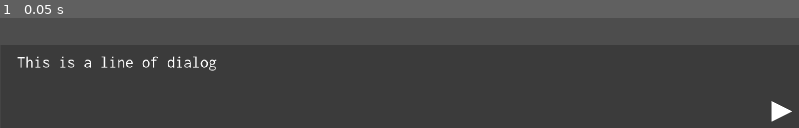
Above: before the commit, frame 1.
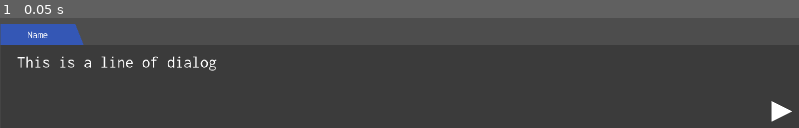
Above: after the commit, the same moment.

Repository: leahskywalker/the-king-of-ash
Game: Godot game, scene res://objects/ui/dialog_ui.tscn
Same seed, same stepped clock (60 frames per second), same inputs: the game is played once before the commit and once after it. The project has no main scene, so this scene is started directly.
Inputs:
- Up to frame 1 (0.05 s): no input

The runs differ from the first frame. In frame 1, 1.9% of the frame differs, in the area x 0-11%, y 5-25%.

Commit message:
Added Dialog System

Diff:
--- /dev/null
+++ b/objects/characters/storyteller.tscn
@@ -0,0 +1,11 @@
+[gd_scene load_steps=2 format=3 uid="uid://cxbedttq5o5h3"]
+
+[ext_resource type="SpriteFrames" uid="uid://ti4xohy72cl5" path="res://objects/characters/storyteller_sprites.tres" id="1_qvw7o"]
+
+[node name="Storyteller" type="Node2D"]
+
+[node name="Sprite2D" type="AnimatedSprite2D" parent="."]
+sprite_frames = ExtResource("1_qvw7o")
+animation = &"talking"
+frame = 2
+frame_progress = 0.79574
--- /dev/null
+++ b/objects/characters/storyteller_sprites.tres
@@ -0,0 +1,48 @@
+[gd_resource type="SpriteFrames" load_steps=7 format=3 uid="uid://ti4xohy72cl5"]
+
+[ext_resource type="Texture2D" uid="uid://dre773qmauxsk" path="res://assets/sprites/idle/frame_0_delay-3.5s.png" id="1_rhwo6"]
+[ext_resource type="Texture2D" uid="uid://guhaay3c7d1u" path="res://assets/sprites/idle/frame_1_delay-0.1s.png" id="2_7kb5y"]
+[ext_resource type="Texture2D" uid="uid://dxup4b3ikc47h" path="res://assets/sprites/idle/frame_2_delay-0.2s.png" id="3_4k724"]
+[ext_resource type="Texture2D" uid="uid://bxh3mn4xub0o0" path="res://assets/sprites/talking/frame_0_delay-0.2s.png" id="4_028l4"]
+[ext_resource type="Texture2D" uid="uid://ftsaigem4lec" path="res://assets/sprites/talking/frame_1_delay-0.2s.png" id="5_26h8i"]
+[ext_resource type="Texture2D" uid="uid://olk7ydm31hi5" path="res://assets/sprites/talking/frame_2_delay-0.2s.png" id="6_cfdmi"]
+
+[resource]
+animations = [{
+"frames": [{
+"duration": 1.0,
+"texture": ExtResource("1_rhwo6")
+}, {
+"duration": 1.0,
+"texture": ExtResource("2_7kb5y")
+}, {
+"duration": 1.0,
+"texture": ExtResource("3_4k724")
+}, {
+"duration": 1.0,
+"texture": ExtResource("2_7kb5y")
+}, {
+"duration": 1.0,
+"texture": ExtResource("1_rhwo6")
+}],
+"loop": true,
+"name": &"idle",
+"speed": 10.0
+}, {
+"frames": [{
+"duration": 1.0,
+"texture": ExtResource("4_028l4")
+}, {
+"duration": 1.0,
+"texture": ExtResource("5_26h8i")
+}, {
+"duration": 1.0,
+"texture": ExtResource("6_cfdmi")
+}, {
+"duration": 1.0,
+"texture": ExtResource("5_26h8i")
+}],
+"loop": true,
+"name": &"talking",
+"speed": 7.0
+}]
--- a/objects/scene_one.tscn
+++ /dev/null
@@ -1,43 +0,0 @@
-[gd_scene load_steps=4 format=3 uid="uid://dsei3543c7gw1"]
-
-[ext_resource type="Texture2D" uid="uid://dxxcvmand5ul1" path="res://assets/backgrounds/temp_background.jpg" id="1_ekkij"]
-[ext_resource type="PackedScene" uid="uid://cxbedttq5o5h3" path="res://objects/storyteller.tscn" id="2_pomwy"]
-[ext_resource type="PackedScene" uid="uid://m5mmuk1bilqo" path="res://objects/ui/dialog_ui.tscn" id="3_pomwy"]
-
-[node name="SceneOne" type="Node2D"]
-
-[node name="CanvasLayer" type="CanvasLayer" parent="."]
-layer = -1
-
-[node name="TextureRect" type="TextureRect" parent="CanvasLayer"]
-anchors_preset = 15
-anchor_right = 1.0
-anchor_bottom = 1.0
-grow_horizontal = 2
-grow_vertical = 2
-texture = ExtResource("1_ekkij")
-
-[node name="CanvasLayer2" type="CanvasLayer" parent="."]
-
-[node name="Control" type="Control" parent="CanvasLayer2"]
-layout_mode = 3
-anchors_preset = 7
-anchor_left = 0.5
-anchor_top = 1.0
-anchor_right = 0.5
-anchor_bottom = 1.0
-offset_left = -20.0
-offset_top = -40.0
-offset_right = 20.0
-grow_horizontal = 2
-grow_vertical = 0
-
-[node name="Storyteller" parent="CanvasLayer2/Control" instance=ExtResource("2_pomwy")]
-position = Vector2(4, -530)
-scale = Vector2(7, 7)
-
-[node name="DialogUI" parent="CanvasLayer2" instance=ExtResource("3_pomwy")]
-offset_left = 2.0
-offset_top = -2.0
-offset_right = 2.0
-offset_bottom = -2.0
--- /dev/null
+++ b/objects/scenes/scene_one.gd
@@ -0,0 +1,35 @@
+# SceneOne.gd
+extends Node2D
+
+@onready var storyteller : Node2D = %Storyteller
+@onready var dialog_ui : Control = %DialogUI
+
+var dialog_index : int = 0
+
+const dialog_lines : Array[String] = [
+	"Storyteller:Ah, so you wish to hear the tale of The King of Ash? A story as old as time, yet still whispered in the darkest corners of Faerûn…"
+]
+
+func _ready():
+	dialog_index = 0
+	process_current_line()
+
+func _input(event):
+	if event.is_action_pressed("next_line"):
+		if dialog_index < len(dialog_lines) - 1:
+			dialog_index += 1
+			process_current_line()
+
+func parse_line(line: String):
+	var line_info = line.split(":")
+	assert(len(line_info) >= 2)
+	return {
+		"speaker_name" : line_info[0],
+		"dialog_line" : line_info[1]
+	}
+
+func process_current_line():
+	var line = dialog_lines[dialog_index]
+	var line_info = parse_line(line)
+	dialog_ui.speaker_name.text = line_info["speaker_name"]
+	dialog_ui.dialog_line.text = line_info["dialog_line"]
--- /dev/null
+++ b/objects/scenes/scene_one.tscn
@@ -0,0 +1,48 @@
+[gd_scene load_steps=5 format=3 uid="uid://dsei3543c7gw1"]
+
+[ext_resource type="Script" uid="uid://dkqc84q3oelga" path="res://objects/scenes/scene_one.gd" id="1_0hesq"]
+[ext_resource type="Texture2D" uid="uid://dxxcvmand5ul1" path="res://assets/backgrounds/temp_background.jpg" id="2_jqh1n"]
+[ext_resource type="PackedScene" uid="uid://cxbedttq5o5h3" path="res://objects/characters/storyteller.tscn" id="3_cg1lv"]
+[ext_resource type="PackedScene" uid="uid://m5mmuk1bilqo" path="res://objects/ui/dialog_ui.tscn" id="4_sv83g"]
+
+[node name="SceneOne" type="Node2D"]
+script = ExtResource("1_0hesq")
+
+[node name="CanvasLayer" type="CanvasLayer" parent="."]
+layer = -1
+
+[node name="TextureRect" type="TextureRect" parent="CanvasLayer"]
+anchors_preset = 15
+anchor_right = 1.0
+anchor_bottom = 1.0
+offset_left = -1.0
+offset_right = -1.0
+grow_horizontal = 2
+grow_vertical = 2
+texture = ExtResource("2_jqh1n")
+
+[node name="CanvasLayer2" type="CanvasLayer" parent="."]
+
+[node name="Control" type="Control" parent="CanvasLayer2"]
+layout_mode = 3
+anchors_preset = 7
+anchor_left = 0.5
+anchor_top = 1.0
+anchor_right = 0.5
+anchor_bottom = 1.0
+offset_left = -20.0
+offset_top = -40.0
+offset_right = 20.0
+grow_horizontal = 2
+grow_vertical = 0
+
+[node name="Storyteller" parent="CanvasLayer2/Control" instance=ExtResource("3_cg1lv")]
+unique_name_in_owner = true
+position = Vector2(-1, -335)
+
+[node name="DialogUI" parent="CanvasLayer2" instance=ExtResource("4_sv83g")]
+unique_name_in_owner = true
+offset_left = 2.0
+offset_top = -2.0
+offset_right = 2.0
+offset_bottom = -2.0
--- a/objects/storyteller.tscn
+++ /dev/null
@@ -1,13 +0,0 @@
-[gd_scene load_steps=3 format=3 uid="uid://cxbedttq5o5h3"]
-
-[ext_resource type="Texture2D" uid="uid://dusi44aqtexew" path="res://assets/sprites/temp_sprite.png" id="1_qvw7o"]
-
-[sub_resource type="AtlasTexture" id="AtlasTexture_naygt"]
-atlas = ExtResource("1_qvw7o")
-
-[node name="Storyteller" type="Node2D"]
-
-[node name="Sprite2D" type="Sprite2D" parent="."]
-texture = SubResource("AtlasTexture_naygt")
-hframes = 8
-vframes = 6
--- /dev/null
+++ b/objects/ui/dialog_ui.gd
@@ -0,0 +1,4 @@
+extends Control
+
+@onready var dialog_line: RichTextLabel = %DialogLine
+@onready var speaker_name: Label = %SpeakerName
--- a/objects/ui/dialog_ui.tscn
+++ b/objects/ui/dialog_ui.tscn
@@ -1,6 +1,12 @@
-[gd_scene load_steps=2 format=3 uid="uid://m5mmuk1bilqo"]
+[gd_scene load_steps=5 format=3 uid="uid://m5mmuk1bilqo"]
 
 [ext_resource type="Theme" uid="uid://ce1yq8505w8fg" path="res://objects/ui/ui_theme.tres" id="1_0b42j"]
+[ext_resource type="Script" uid="uid://g4ovu88mlsvi" path="res://objects/ui/dialog_ui.gd" id="2_x1rau"]
+[ext_resource type="FontFile" uid="uid://c4o73e5a0ljlr" path="res://assets/fonts/Inconsolata-VariableFont_wdth,wght.ttf" id="3_bgcm5"]
+
+[sub_resource type="LabelSettings" id="LabelSettings_qmooa"]
+font = ExtResource("3_bgcm5")
+font_size = 25
 
 [node name="DialogUI" type="Control"]
 layout_mode = 3
@@ -10,6 +16,7 @@
 grow_horizontal = 2
 grow_vertical = 2
 theme = ExtResource("1_0b42j")
+script = ExtResource("2_x1rau")
 
 [node name="DialogBox" type="PanelContainer" parent="."]
 custom_minimum_size = Vector2(0, 200)
@@ -24,11 +31,40 @@
 grow_horizontal = 2
 grow_vertical = 0
 
-[node name="RichTextLabel" type="RichTextLabel" parent="DialogBox"]
+[node name="DialogLine" type="RichTextLabel" parent="DialogBox"]
+unique_name_in_owner = true
 layout_mode = 2
 text = "This is a line of dialog"
 
-[node name="Control" type="Control" parent="."]
+[node name="SpeakerBox" type="Control" parent="."]
+anchors_preset = 0
+offset_left = 1.0
+offset_top = 830.0
+offset_right = 181.0
+offset_bottom = 880.0
+
+[node name="Polygon2D" type="Polygon2D" parent="SpeakerBox"]
+color = Color(0.137255, 0.372549, 1, 0.588235)
+polygon = PackedVector2Array(0, 0, 180, 0, 200, 50, 0, 50)
+
+[node name="SpeakerName" type="Label" parent="SpeakerBox"]
+unique_name_in_owner = true
+layout_mode = 1
+anchors_preset = 8
+anchor_left = 0.5
+anchor_top = 0.5
+anchor_right = 0.5
+anchor_bottom = 0.5
+offset_left = -25.0
+offset_top = -13.0
+offset_right = 25.0
+offset_bottom = 14.0
+grow_horizontal = 2
+grow_vertical = 2
+text = "Name"
+label_settings = SubResource("LabelSettings_qmooa")
+
+[node name="Arrow" type="Control" parent="."]
 layout_mode = 1
 anchors_preset = 3
 anchor_left = 1.0
@@ -40,6 +76,6 @@
 grow_horizontal = 0
 grow_vertical = 0
 
-[node name="Polygon2D" type="Polygon2D" parent="Control"]
+[node name="Polygon2D" type="Polygon2D" parent="Arrow"]
 position = Vector2(-26, -25)
 polygon = PackedVector2Array(0, 0, 50, 25, 0, 50)
--- a/project.godot
+++ b/project.godot
@@ -27,6 +27,16 @@
 "res://objects/": "purple"
 }
 
+[input]
+
+next_line={
+"deadzone": 0.2,
+"events": [Object(InputEventKey,"resource_local_to_scene":false,"resource_name":"","device":-1,"window_id":0,"alt_pressed":false,"shift_pressed":false,"ctrl_pressed":false,"meta_pressed":false,"pressed":false,"keycode":0,"physical_keycode":4194309,"key_label":0,"unicode":0,"location":0,"echo":false,"script":null)
+, Object(InputEventMouseButton,"resource_local_to_scene":false,"resource_name":"","device":-1,"window_id":0,"alt_pressed":false,"shift_pressed":false,"ctrl_pressed":false,"meta_pressed":false,"button_mask":1,"position":Vector2(487, 21),"global_position":Vector2(501, 94),"factor":1.0,"button_index":1,"canceled":false,"pressed":true,"double_click":false,"script":null)
+, Object(InputEventKey,"resource_local_to_scene":false,"resource_name":"","device":-1,"window_id":0,"alt_pressed":false,"shift_pressed":false,"ctrl_pressed":false,"meta_pressed":false,"pressed":false,"keycode":0,"physical_keycode":32,"key_label":0,"unicode":32,"location":0,"echo":false,"script":null)
+]
+}
+
 [rendering]
 
 textures/canvas_textures/default_texture_filter=0
Binary file added: assets/sprites/idle/frame_0_delay-3.5s.png
Not shown, added: assets/sprites/idle/frame_0_delay-3.5s.png.import
Binary file added: assets/sprites/idle/frame_1_delay-0.1s.png
Not shown, added: assets/sprites/idle/frame_1_delay-0.1s.png.import
Binary file added: assets/sprites/idle/frame_2_delay-0.2s.png
Not shown, added: assets/sprites/idle/frame_2_delay-0.2s.png.import
Binary file added: assets/sprites/talking/frame_0_delay-0.2s.png
Not shown, added: assets/sprites/talking/frame_0_delay-0.2s.png.import
Binary file added: assets/sprites/talking/frame_1_delay-0.2s.png
Not shown, added: assets/sprites/talking/frame_1_delay-0.2s.png.import
Binary file added: assets/sprites/talking/frame_2_delay-0.2s.png
Not shown, added: assets/sprites/talking/frame_2_delay-0.2s.png.import
(and 5 more such lines)
